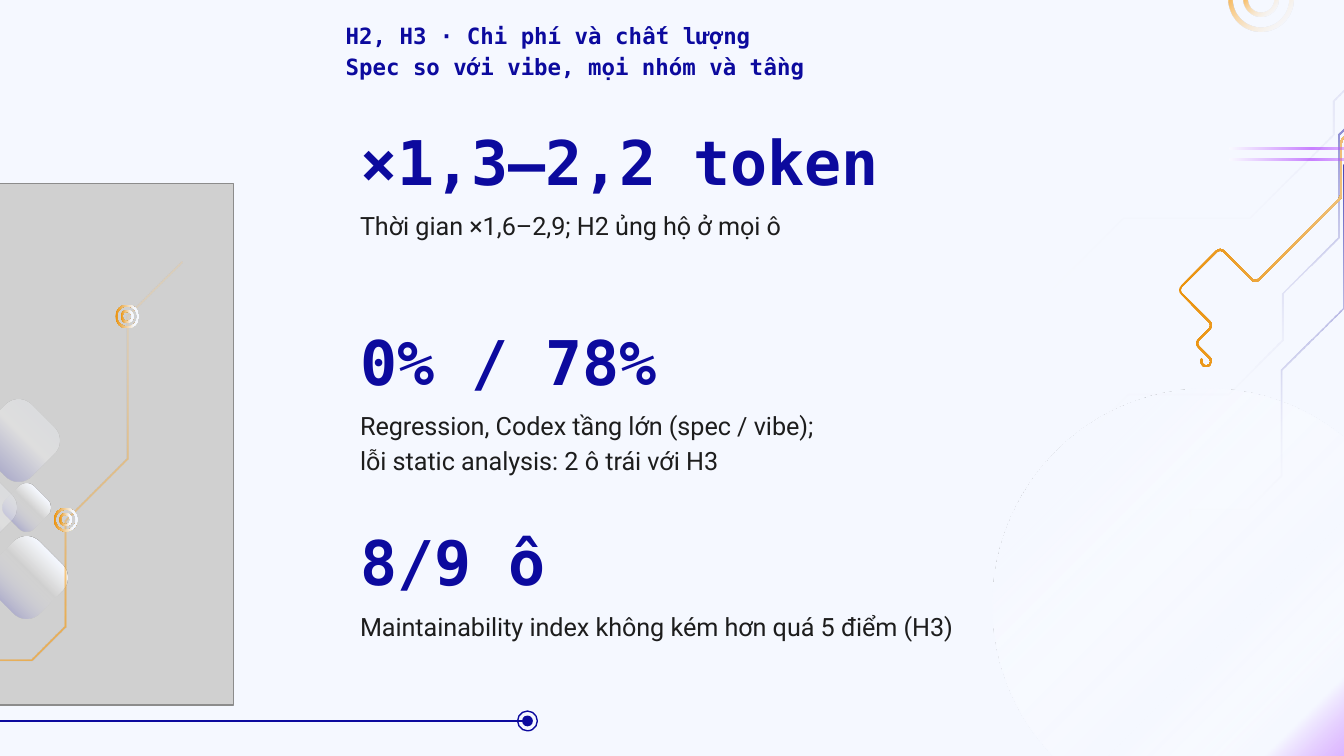
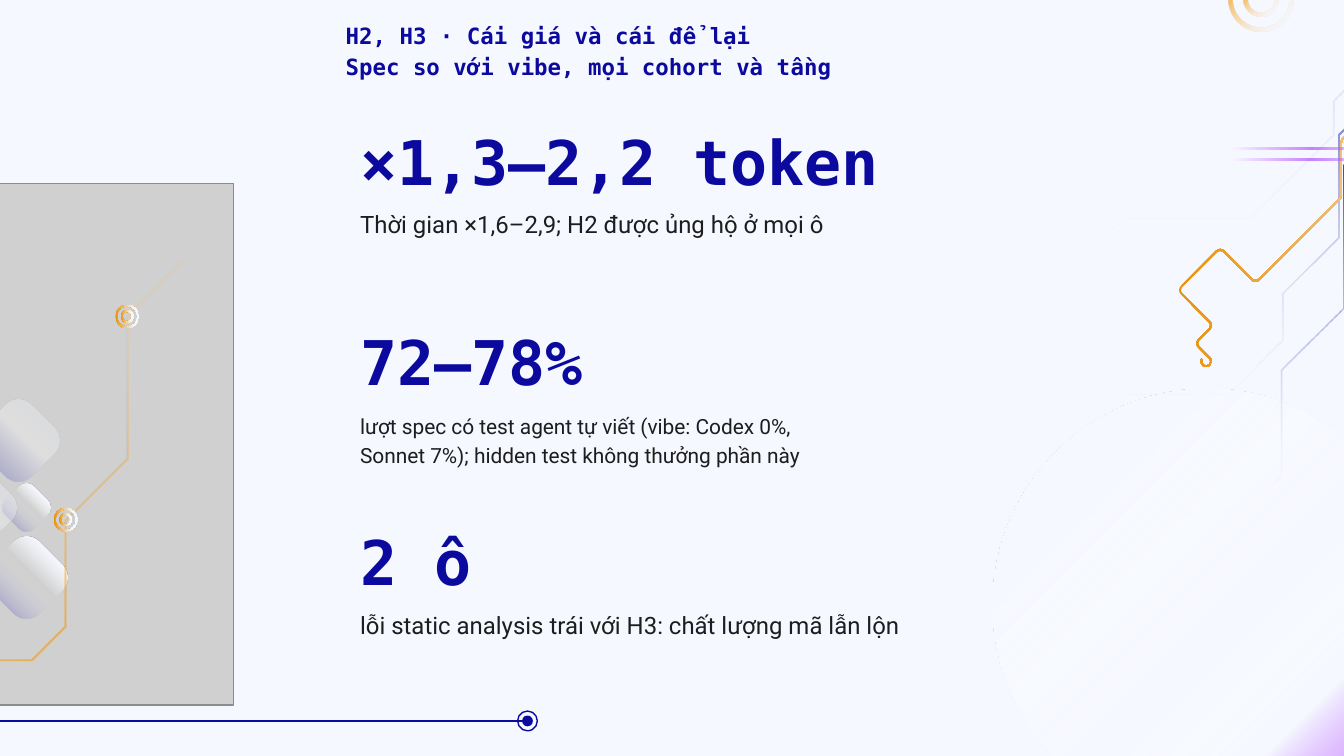
Before and after one commit to doanan293/vipharmind-ai-sdlc-study, a slide deck: slide 12 of docs/presentation/vipharmind-slides.pptx (slide 14 before the commit). Drawn at 1344x756 pixels with LibreOffice and Linux fonts; fonts in the diff are those of the drawing; grey boxes stand for pictures. Boxes give left, top, right and bottom in pixels: in the first picture for what was removed or moved away, otherwise in the second. Text is boxed around its words. In the diff, an @@ line names an element or a change of style, - is before the commit and + after.

```diff
--- a/docs/presentation/vipharmind-slides.pptx
+++ b/docs/presentation/vipharmind-slides.pptx
@@ text at [346, 26, 763, 80]: text changed @@
-H2, H3 · Chi phí và chất lượng
-Spec so với vibe, mọi nhóm và tầng
+H2, H3 · Cái giá và cái để lại
+Spec so với vibe, mọi cohort và tầng
@@ text at [360, 213, 824, 238]: text changed; size 13.5 to 12.8 pt @@
-Thời gian ×1,6–2,9; H2 ủng hộ ở mọi ô
+Thời gian ×1,6–2,9; H2 được ủng hộ ở mọi ô
@@ text at [360, 339, 582, 386]: text changed @@
-0% / 78%
+72–78%
@@ text at [360, 417, 800, 468]: text changed; size 13.5 to 11.2 pt @@
-Regression, Codex tầng lớn (spec / vibe);
-lỗi static analysis: 2 ô trái với H3
+lượt spec có test agent tự viết (vibe: Codex 0%,
+Sonnet 7%); hidden test không thưởng phần này
@@ text at [360, 536, 471, 586]: text changed @@
-8/9 ô
+2 ô
@@ text at [360, 614, 899, 639]: text changed; size 13.5 to 12.8 pt @@
-Maintainability index không kém hơn quá 5 điểm (H3)
+lỗi static analysis trái với H3: chất lượng mã lẫn lộn
```
Also in this commit, not shown: 7 other slides changed, 4 slides added, 3 slides removed, 3 other files.
